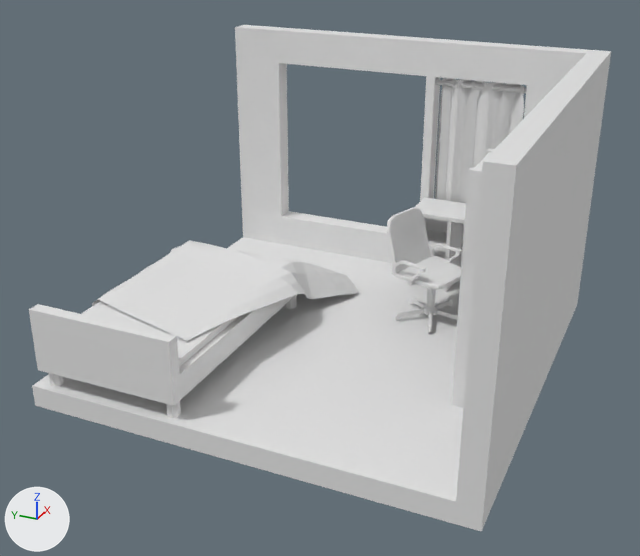
The glTF model static/myroom.glb: old version first, new version second.
One viewpoint serves both versions: a 50 mm camera at (-14.05, -6.01, 8.51) aimed at (-0.38, 0.15, 1.68). Every picture has the same lights, and +X, +Y and +Z are marked at lower left. Where no turn or scale is listed for an object, it has been applied to the vertices.

Objects in the first picture: 'Plane', 'bedFootBL', 'bedFootUL', 'bedFootUR', 'chairFeet', 'chairSeat', 'curtain', 'desk', 'grandMeuble', 'mattress', 'sommier', 'wall', 'woodBar'.
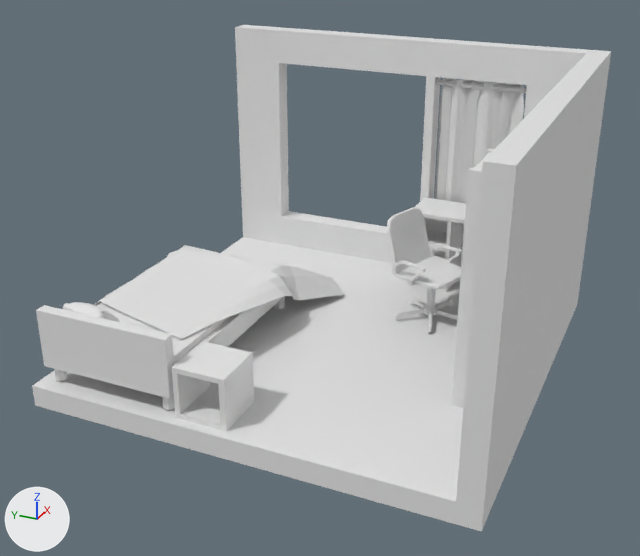
Diff of the bpy script that builds the scene:
```diff
--- a/static/myroom.glb.py
+++ b/static/myroom.glb.py
@@ me_cube_048 @@
+me_cube_048.from_pydata(...)  # 16 vertices, 30 faces; spans x -0.476..0.476, y -0.476..0.476, z -0.476..0.476
@@ me_plane_005 @@
+me_plane_005.from_pydata(...)  # 244 vertices, 483 faces; spans x -0.198..0.487, y -0.52..0.509, z -0.517..0.02
@@ ob_mattress @@
 ob_mattress = bpy.data.objects.new('mattress', me_cube_040)
-ob_mattress.location = (-1.49, 2.47, 1.07)
+ob_mattress.location = (-1.53, 2.55, 1.05)
 ob_mattress.rotation_euler = (0.0, 0.0, 1.571)  # degrees (0, 0, 90)
-ob_mattress.scale = (1.29, 2.17, 0.263)
+ob_mattress.scale = (1.2, 2.02, 0.244)
@@ ob_sommier @@
 ob_sommier = bpy.data.objects.new('sommier', me_cube_041)
-ob_sommier.location = (-1.49, 2.47, 0.97)
+ob_sommier.location = (-1.53, 2.55, 0.96)
 ob_sommier.rotation_euler = (0.0, 0.0, 1.571)  # degrees (0, 0, 90)
-ob_sommier.scale = (1.42, 2.39, 0.231)
+ob_sommier.scale = (1.32, 2.22, 0.215)
@@ ob_bedfootur @@
 ob_bedfootur = bpy.data.objects.new('bedFootUR', me_cube_042)
-ob_bedfootur.location = (-3.74, 3.67, 0.57)
+ob_bedfootur.location = (-3.62, 3.66, 0.59)
 ob_bedfootur.scale = (0.11, 0.11, 0.166)
@@ ob_bedfootul @@
 ob_bedfootul = bpy.data.objects.new('bedFootUL', me_cube_044)
-ob_bedfootul.location = (-3.74, 1.27, 0.57)
+ob_bedfootul.location = (-3.62, 1.43, 0.59)
 ob_bedfootul.scale = (0.11, 0.11, 0.166)
@@ ob_bedfootbl @@
 ob_bedfootbl = bpy.data.objects.new('bedFootBL', me_cube_045)
-ob_bedfootbl.location = (0.76, 1.27, 0.57)
+ob_bedfootbl.location = (0.56, 1.43, 0.59)
 ob_bedfootbl.scale = (0.11, 0.11, 0.166)
@@ ob_plane @@
 ob_plane = bpy.data.objects.new('Plane', me_plane_003)
-ob_plane.location = (-0.75, 2.51, 1.59)
+ob_plane.location = (-0.83, 2.58, 1.54)
 ob_plane.rotation_euler = (0.0, 0.0, -0.0873)  # degrees (0, 0, -5)
-ob_plane.scale = (2.58, 2.14, 2.14)
+ob_plane.scale = (2.4, 1.98, 1.98)
@@ ob_bedtable @@
+ob_bedtable = bpy.data.objects.new('bedTable', me_cube_048)
+ob_bedtable.location = (-3.35, 0.71, 0.88)
@@ ob_cushionr @@
+ob_cushionr = bpy.data.objects.new('cushionR', me_plane_005)
+ob_cushionr.location = (-3.42, 3.13, 1.82)
```

Changed parts and their boxes (x1, y1, x2, y2) in the pictures (640 x 556 px):
'Plane', moved, rescaled (6% narrower, 7% shorter)
    before: (92, 240, 359, 341)
    after: (94, 245, 344, 339)
'sommier', moved, rescaled (7% narrower, 8% shorter)
    before: (29, 295, 295, 406)
    after: (36, 297, 283, 399)
'bedTable', added
    after: (171, 341, 254, 431)
'mattress', moved, rescaled
    before: (81, 301, 239, 367)
    after: (97, 303, 229, 363)
'cushionR', added
    after: (63, 302, 120, 322)
'bedFootUL', moved
    before: (166, 401, 181, 418)
    after: (162, 395, 175, 410)
'bedFootUR', moved
    before: (49, 373, 64, 386)
    after: (54, 369, 68, 381)
'bedFootBL', moved
    before: (285, 295, 297, 309)
    after: (274, 296, 285, 309)
